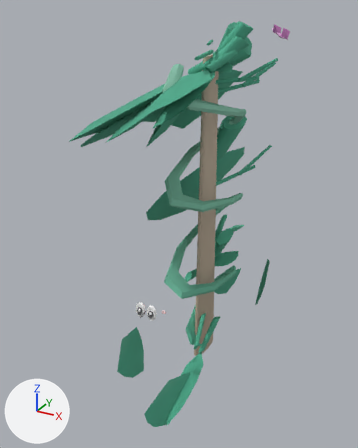
The glTF model web-forest/public/model/species/dioscorea-alata.glb as it was, and as the next commit left it.
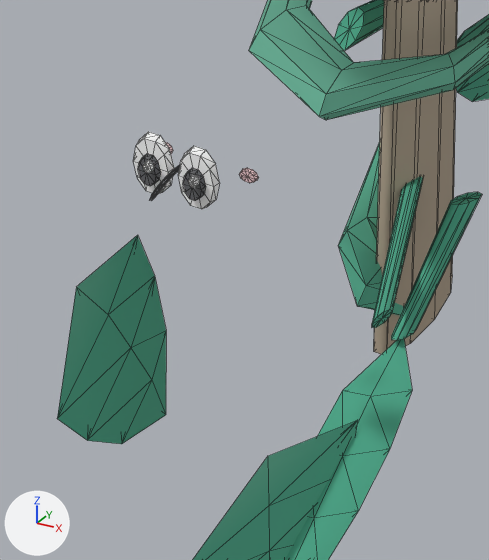
The first picture shows the older version from a 50 mm camera at (0.643, -1.291, 1.013) aimed at (-0.033, -0.063, 0.399). The close-ups show the older and then the newer version on the part from 29% to 62% of the width and 60% to 91% of the height of that picture. Only the edits that show in the close-ups are written down. Arrows for +X, +Y and +Z are at lower left; the lights stay in place. The close-ups show mesh edges as thin lines. Where no turn or scale is listed for an object, it has been applied to the vertices. Vertices at exactly the same position are counted once.

The scene before the commit, as lines of its bpy script (objects in view):
```python
me_mesh_0 = bpy.data.meshes.new('Mesh_0')
me_mesh_0.from_pydata(...)  # 427 vertices, 810 faces; spans x -0.065..0.065, y -0.36..0.22, z 0.0..0.9
me_mesh_0.materials.append(mat_flat)
me_mesh_1 = bpy.data.meshes.new('Mesh_1')
me_mesh_1.from_pydata(...)  # 28 vertices, 48 faces; spans x -0.073..0.068, y -0.409..0.397, z -0.113..0.0
me_mesh_1.materials.append(mat_flat)
me_mesh_4 = bpy.data.meshes.new('Mesh_4')
me_mesh_4.from_pydata(...)  # 57 vertices, 104 faces; spans x -0.092..0.003, y -0.026..0.386, z -0.084..0.01
me_mesh_4.materials.append(mat_flat)
ob_climber = bpy.data.objects.new('climber', me_mesh_0)
ob_climber.location = (0.0821, -0.1058, 0.0)
ob_p0 = bpy.data.objects.new('p0', me_mesh_1)
ob_p0.location = (0.0821, -0.1058, 0.1224)
ob_p3 = bpy.data.objects.new('p3', me_mesh_4)
ob_p3.location = (0.0821, -0.1058, 0.2552)
# also in view: 'p1' at (0.124, -0.279, 0.094); 'p2' at (0.078, -0.093, 0.121)
```
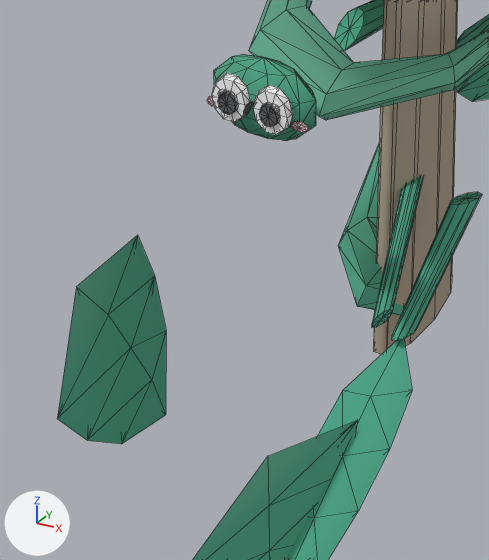
Where the change shows, as pixel boxes (x1, y1, x2, y2) in the close-ups (489 x 560 px; the box of a moved part takes in the faces that stretch with it):
'climber', reshaped: before (133, 0, 489, 354); after (207, 0, 489, 354)
part 1 of me_mesh_0, added: after (207, 96, 215, 107)
part 2 of me_mesh_0, added: after (243, 102, 254, 115)
part 3 of me_mesh_0, deleted: before (149, 165, 180, 201)
part 4 of me_mesh_0, moved or reshaped: before (133, 132, 258, 209); after (212, 54, 316, 135)
part 5 of me_mesh_0, recoloured: before (141, 146, 258, 209); after (214, 56, 315, 141)

The change, as a diff of the scene's bpy script:
```diff
--- a/web-forest/public/model/species/dioscorea-alata.glb.py
+++ b/web-forest/public/model/species/dioscorea-alata.glb.py
@@ me_mesh_0 @@
 # used by ob_climber; location = (0.0821, -0.1058, 0.0)
-me_mesh_0.from_pydata(...)  # 427 vertices, 810 faces; spans x -0.065..0.065, y -0.36..0.22, z 0.0..0.9
+me_mesh_0.from_pydata(...)  # 469 vertices, 890 faces; spans x -0.065..0.065, y -0.252..0.22, z 0.0..0.9
+# me_mesh_0 part 1: a new loose piece, a 10-sided cut cone along y (radius 0.0055 by 0.0033 at the low end, 0.006 by 0.0036 at the high end) spanning x -0.0367..-0.0247, y -0.2388..-0.2367, z 0.32..0.3267, in mat_flat
+# me_mesh_0 part 2: a new loose piece of 38 vertices spanning x -0.002..0.002, y -0.252..-0.237, z 0.331..0.335, in mat_flat
+# me_mesh_0 part 3: the loose piece of 38 vertices spanning x -0.002..0.002, y -0.36..-0.309, z 0.332..0.337 is deleted
+# me_mesh_0 part 4
+# 30 vertices are removed from x -0.03..0.035, y -0.343..-0.298, z 0.323..0.354
+# 194 faces are deleted
+# 146 vertices move from x -0.036..0.036, y -0.343..-0.298, z 0.316..0.356 to x -0.037..0.037, y -0.249..-0.215, z 0.301..0.354
+# 28 vertices are added at x -0.015..0.037, y -0.249..-0.22, z 0.321..0.36
+# 194 new faces join them
+# me_mesh_0 part 5: 84 kept faces spanning x -0.037..0.037, y -0.249..-0.215, z 0.301..0.354 get new vertex colours
+# other edits to the shape of me_mesh_0 do not show in these pictures
 me_mesh_0.materials.append(mat_flat)
```
